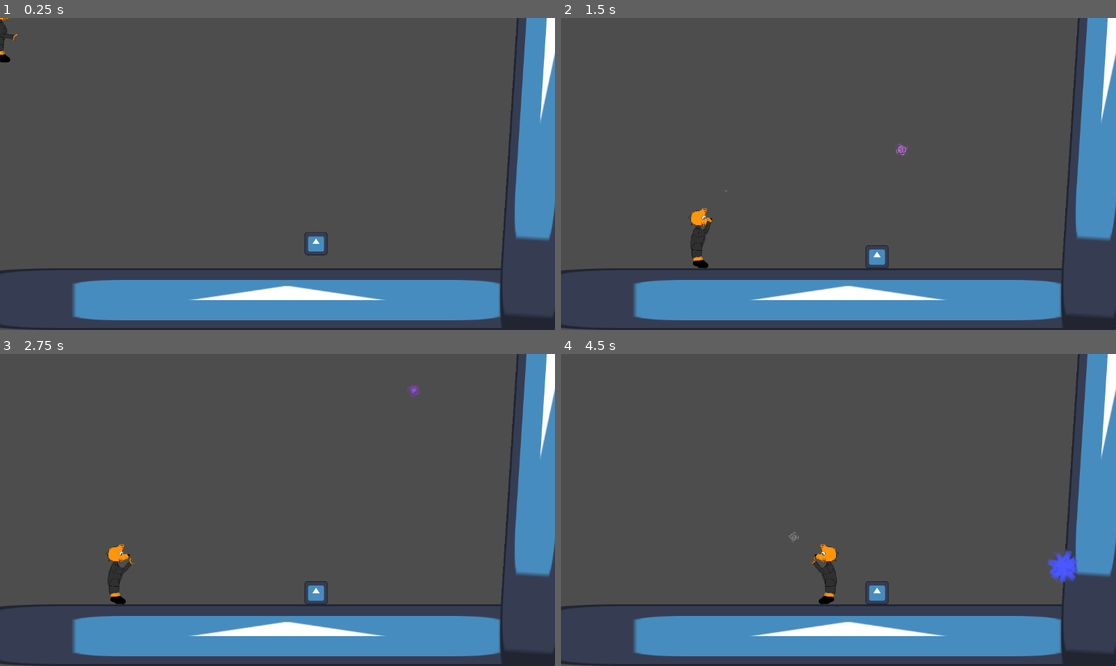
Above: before the commit, frames 1-4 (two rows, left to right).
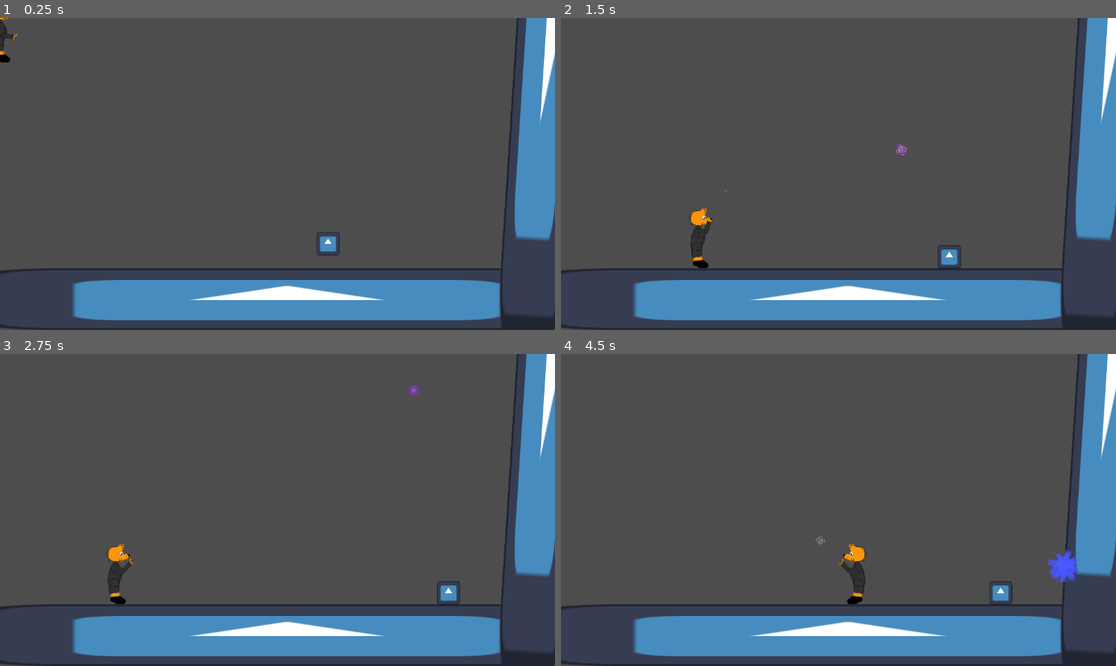
Above: after the commit, the same moments.

Repository: DrOtter3000/foxy-mc-foxmage
Game: Godot game, scene res://Levels/level_template.tscn
The game is run twice, just before and just after one commit, with the same random seed, the same clock (stepped at 60 frames per second) and the same inputs. The engine's default icon, where the game draws it, is replaced by a stand-in: a white triangle on a blue panel in a dark square.
Inputs (mouse positions are in pixels of both pictures, inside the frame that each line leads up to):
- Up to frame 1 (0.25 s): no input
- Up to frame 2 (1.5 s): move the mouse to (960, 158) at 0.52 s; hold D (right) from 0.53 s (still down); click (960, 158) at 0.6 s; tap Space (jump) at 0.77 s; move the mouse to (727, 189) at 1.27 s; click (727, 189) at 1.35 s
- Up to frame 3 (2.75 s): tap Space (jump) at 1.52 s; move the mouse to (333, 441) at 2.02 s; release D (right) at 2.03 s; hold A (left) from 2.03 s (still down); click (333, 441) at 2.1 s
- Up to frame 4 (4.5 s): move the mouse to (810, 572) at 2.77 s; release A (left) at 2.78 s; hold D (right) 2.78-4.28 s; click (810, 572) at 2.85 s; tap Space (jump) at 3.02, 3.77 s; move the mouse to (1005, 556) at 3.52 s; click (1005, 556) at 3.6 s; move the mouse to (672, 463) at 4.27 s; hold A (left) from 4.28 s (still down); click (672, 463) at 4.35 s

The runs differ from the first frame. In frame 1, 0.3% of the frame differs, in the area x 54-62%, y 68-77%; in frame 2, 0.4%; in frame 3, 0.4%; in frame 4, 1.4%, in the area x 40-82%, y 57-81%.

Commit message:
make Enemies bounce from walls

Diff:
--- a/Characters/Enemies/enemy_template.gd
+++ b/Characters/Enemies/enemy_template.gd
@@ -3,6 +3,7 @@
 
 @export var health := 2.0
 @export var speed := 100
+@export var direction := 1 # 1 == left, -1 == right
 
 
 func _physics_process(delta: float) -> void:
@@ -10,11 +11,7 @@
 	if not is_on_floor():
 		velocity += get_gravity() * delta
 
-	#if direction:
-		#velocity.x = direction * SPEED
-	#else:
-		#velocity.x = move_toward(velocity.x, 0, SPEED)
-
+	velocity.x = speed * direction
 	move_and_slide()
 
 func take_damage(damage) -> void:
@@ -24,3 +21,6 @@
 
 func die() -> void:
 	queue_free()
+
+func switch_direction(_body) -> void:
+	direction *= -1
--- a/Characters/Enemies/enemy_template.tscn
+++ b/Characters/Enemies/enemy_template.tscn
@@ -1,10 +1,13 @@
-[gd_scene load_steps=4 format=3 uid="uid://cf1vudwgc0wv1"]
+[gd_scene load_steps=5 format=3 uid="uid://cf1vudwgc0wv1"]
 
 [ext_resource type="Script" uid="uid://denpcay1cjfxn" path="res://Characters/Enemies/enemy_template.gd" id="1_5k28g"]
 [ext_resource type="Texture2D" uid="uid://njejxl5ep2g4" path="res://icon.svg" id="1_fq41u"]
 
 [sub_resource type="RectangleShape2D" id="RectangleShape2D_5k28g"]
 size = Vector2(48, 48)
+
+[sub_resource type="RectangleShape2D" id="RectangleShape2D_tm1uv"]
+size = Vector2(64, 10)
 
 [node name="Enemy" type="CharacterBody2D"]
 collision_layer = 4
@@ -16,6 +19,15 @@
 shape = SubResource("RectangleShape2D_5k28g")
 
 [node name="Sprite2D" type="Sprite2D" parent="."]
-position = Vector2(-9.536743e-07, -24)
+position = Vector2(-4.7683716e-07, -24.000004)
 scale = Vector2(0.37499997, 0.37499997)
 texture = ExtResource("1_fq41u")
+
+[node name="WallDetector" type="Area2D" parent="."]
+collision_layer = 0
+
+[node name="CollisionShape2D" type="CollisionShape2D" parent="WallDetector"]
+position = Vector2(0, -24)
+shape = SubResource("RectangleShape2D_tm1uv")
+
+[connection signal="body_entered" from="WallDetector" to="." method="switch_direction"]
